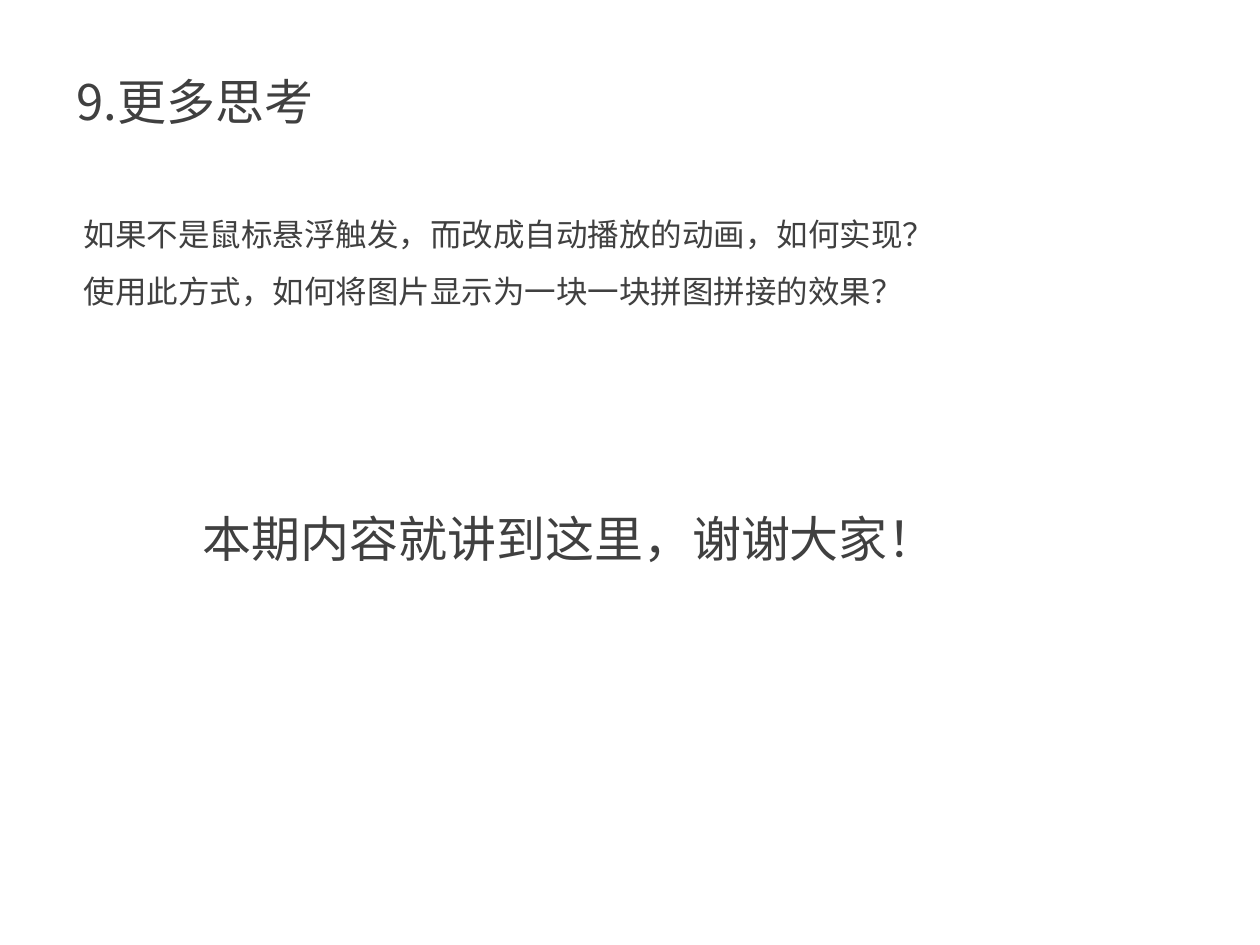
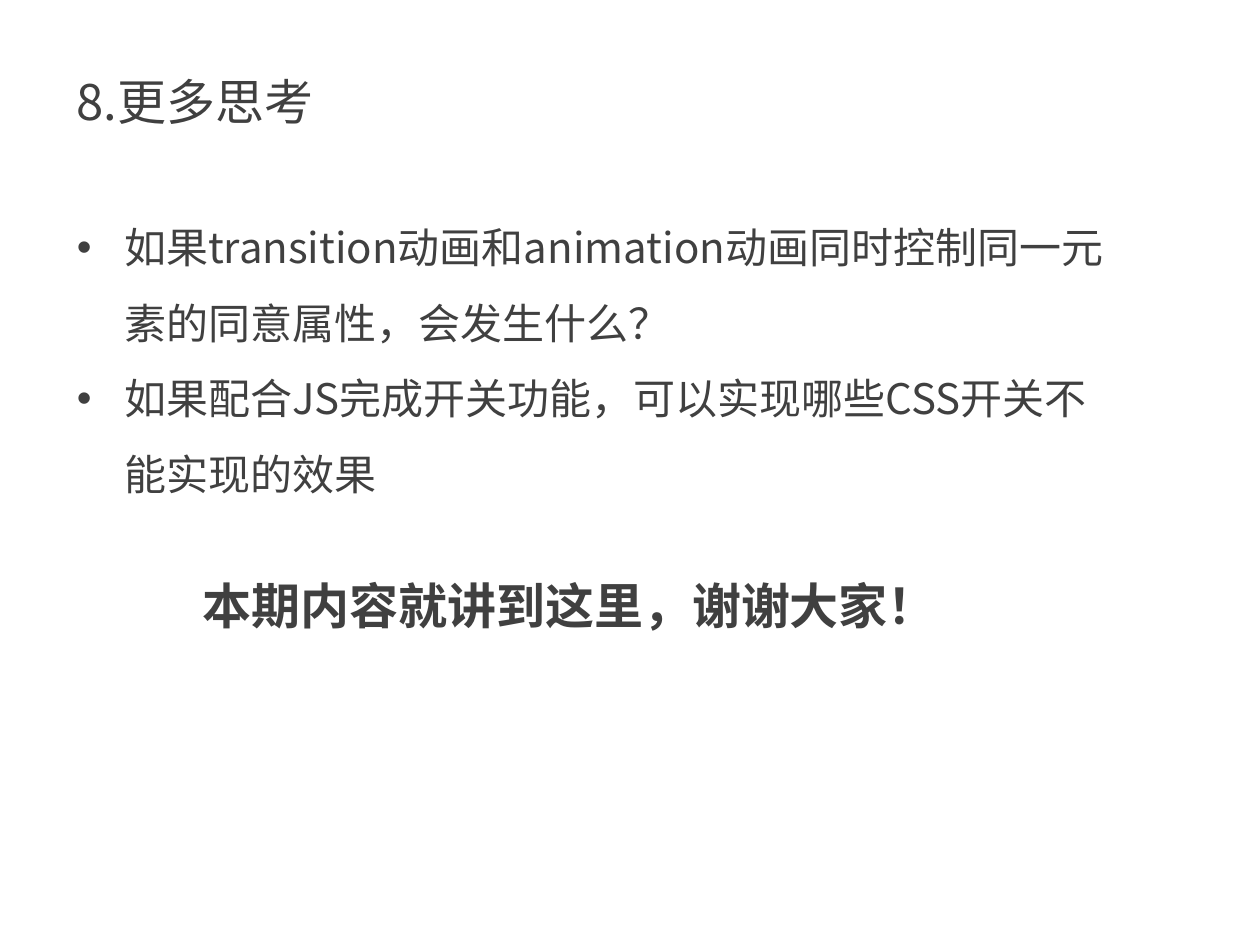
Before and after one commit to kong66/webAni, a slide deck: slide 28 of 6-neon/neon.pptx (slide 20 before the commit). Drawn at 1260x945 pixels with LibreOffice and Linux fonts; fonts in the diff are those of the drawing. Boxes give left, top, right and bottom in pixels: in the first picture for what was removed or moved away, otherwise in the second. Text is boxed around its words. In the diff, an @@ line names an element or a change of style, - is before the commit and + after.

```diff
--- a/6-neon/neon.pptx
+++ b/6-neon/neon.pptx
@@ text at bbox=[77, 79, 314, 124]: text changed @@
-9.更多思考
+8.更多思考
@@ text at bbox=[124, 227, 1103, 419]: text changed; size 18 to 24 pt @@
-如果不是鼠标悬浮触发，而改成自动播放的动画，如何实现？
-使用此方式，如何将图片显示为一块一块拼图拼接的效果？
+• 如果transition动画和animation动画同时控制同一元素的同意属性，会发生什么？
+• 如果配合JS完成开关功能，可以实现哪些CSS开关不能实现的效果
@@ text "本期内容就讲到这里，谢谢大家！": place and size @@
-text "本期内容就讲到这里，谢谢大家！" at bbox=[203, 515, 937, 562]
+text "本期内容就讲到这里，谢谢大家！" at bbox=[203, 582, 937, 631]
@@ text "本期内容就讲到这里，谢谢大家！" at bbox=[203, 582, 937, 631]: bold on @@
```
Also in this commit, not shown: 3 other slides changed, 9 slides added, 1 slide removed, 5 other files.
